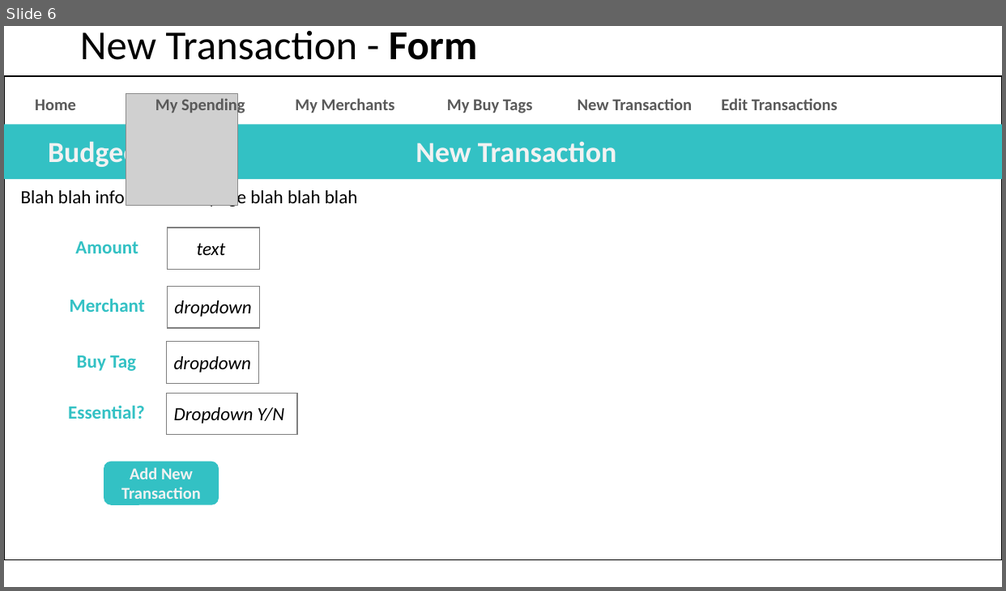
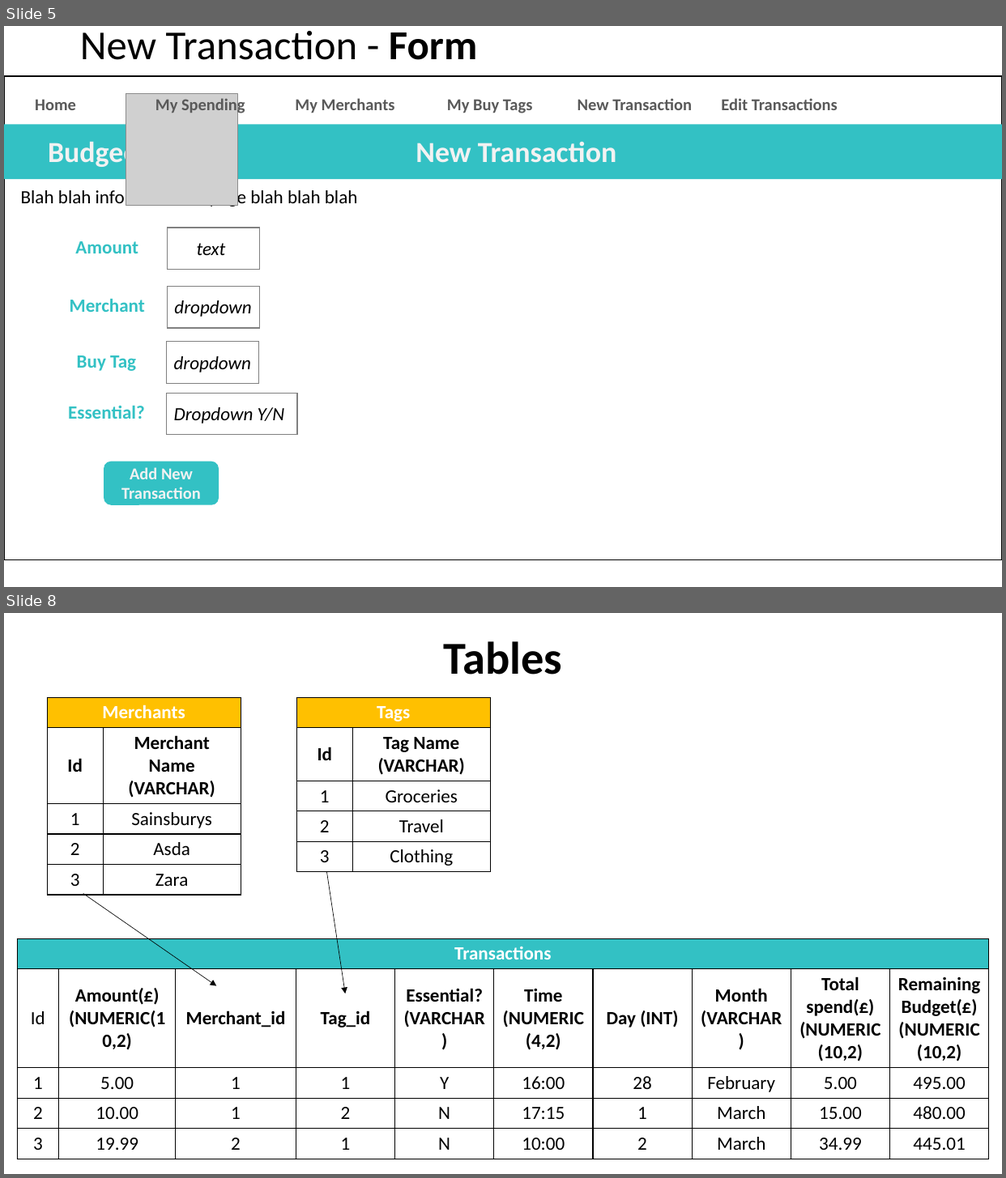
Before and after one commit to catf62/Budgee, a slide deck: Plans_Project_Management/Budget_App_Plan_08Nov2018.pptx. Shown one above the other, each under a label of ours: slide 6 before the commit, slides 5 and 8 after it; the slides between them are not shown. The pictures are 1006x591 and 1006x1178 pixels, drawn with LibreOffice and Linux fonts; fonts in the diff are those of the drawing; grey boxes stand for pictures. Boxes give left, top, right and bottom in pixels: in the first picture for what was removed or moved away, otherwise in the second. Text is boxed around its words. In the diff, an @@ line names an element or a change of style, - is before the commit and + after.

```diff
--- a/Plans_Project_Management/Budget_App_Plan_08Nov2018.pptx
+++ b/Plans_Project_Management/Budget_App_Plan_08Nov2018.pptx
@@ slide 8 added at bbox=[4, 613, 1002, 1174], background #FFFFFF @@
@@ title added at bbox=[444, 641, 562, 675], 44 pt, text #000000, bold @@
+Tables
@@ table added at bbox=[48, 697, 241, 894], 5 rows, 2 columns @@
+Merchants | 
+Id | Merchant Name (VARCHAR)
+1 | Sainsburys
+2 | Asda
+3 | Zara
@@ table added at bbox=[296, 697, 491, 871], 5 rows, 2 columns @@
+Tags | 
+Id | Tag Name (VARCHAR)
+1 | Groceries
+2 | Travel
+3 | Clothing
@@ arrow added from (326, 872) to (345, 994), #000000 0.5 pt @@
@@ arrow added from (83, 894) to (216, 986), #000000 0.5 pt @@
@@ table added at bbox=[17, 939, 987, 1157], 5 rows, 10 columns @@
+Transactions |  |  |  |  |  |  |  |  | 
+Id | Amount(£) (NUMERIC(10,2) | Merchant_id | Tag_id | Essential? (VARCHAR) | Time (NUMERIC(4,2) | Day (INT) | Month (VARCHAR) | Total spend(£) (NUMERIC(10,2) | Remaining Budget(£) (NUMERIC(10,2)
+1 | 5.00 | 1 | 1 | Y | 16:00 | 28 | February | 5.00 | 495.00
+2 | 10.00 | 1 | 2 | N | 17:15 | 1 | March | 15.00 | 480.00
+3 | 19.99 | 2 | 1 | N | 10:00 | 2 | March | 34.99 | 445.01
@@ what was slide 6 is now slide 5 @@
```
Also in this commit, not shown: 1 slide changed, 3 other slides added, 4 other files.
